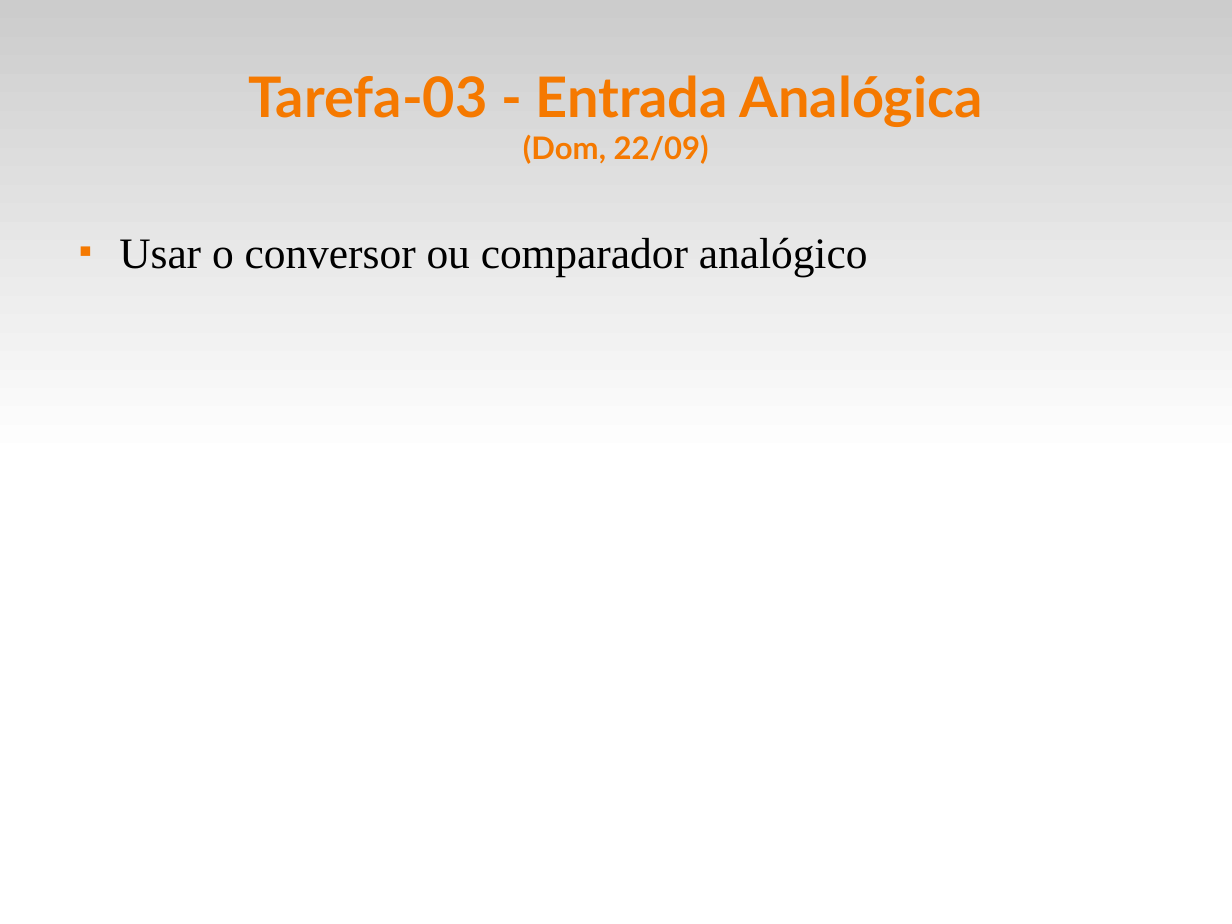
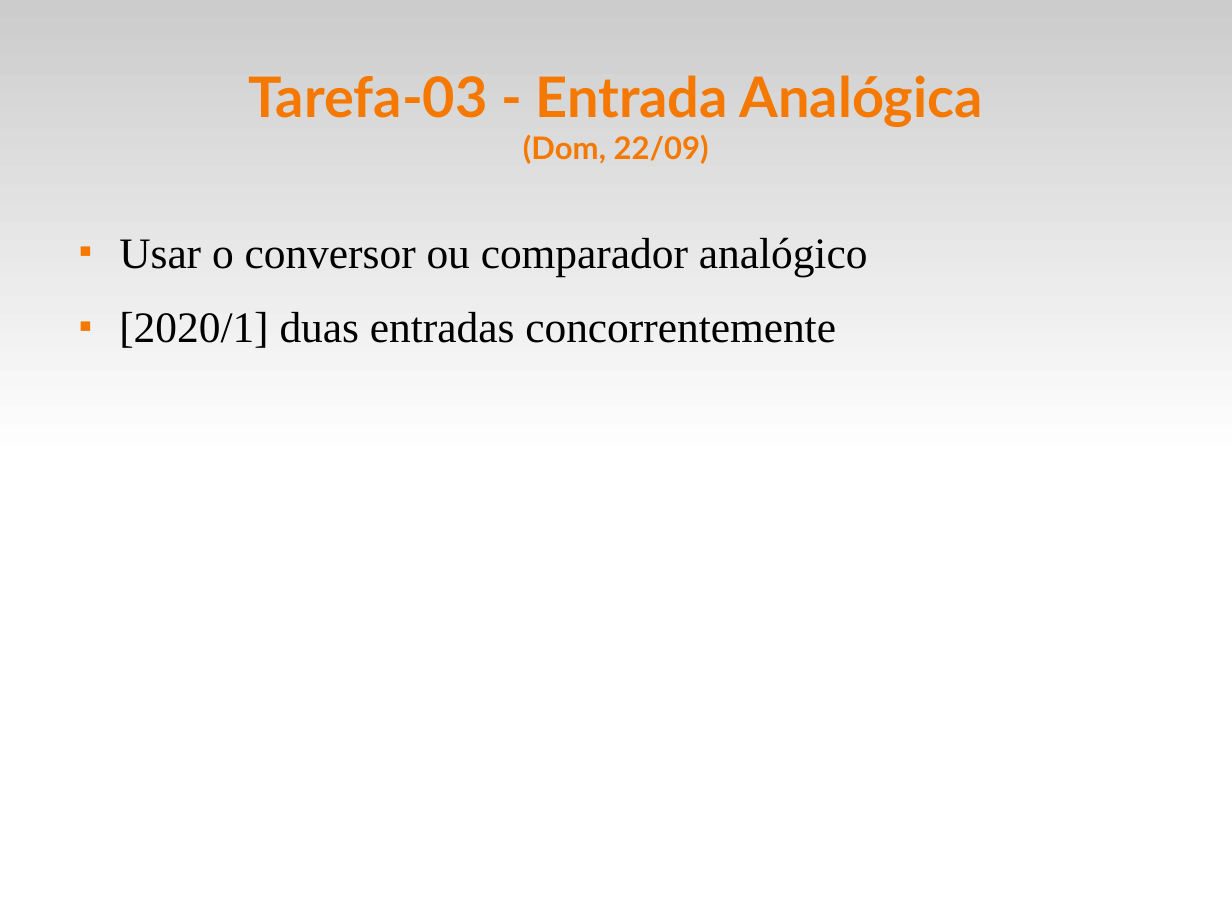
Before and after one commit to fsantanna-uerj/SE, a slide deck: slide 15 of Slides/se-00-intro.odp. Drawn at 1232x924 pixels with LibreOffice and Linux fonts; fonts in the diff are those of the drawing. Boxes give left, top, right and bottom in pixels: in the first picture for what was removed or moved away, otherwise in the second. Text is boxed around its words. In the diff, an @@ line names an element or a change of style, - is before the commit and + after.

```diff
--- a/Slides/se-00-intro.odp
+++ b/Slides/se-00-intro.odp
@@ text at (119, 312, 836, 348): paragraph added @@
+■ [2020/1] duas entradas concorrentemente
```
Also in this commit, not shown: 1 other file.
